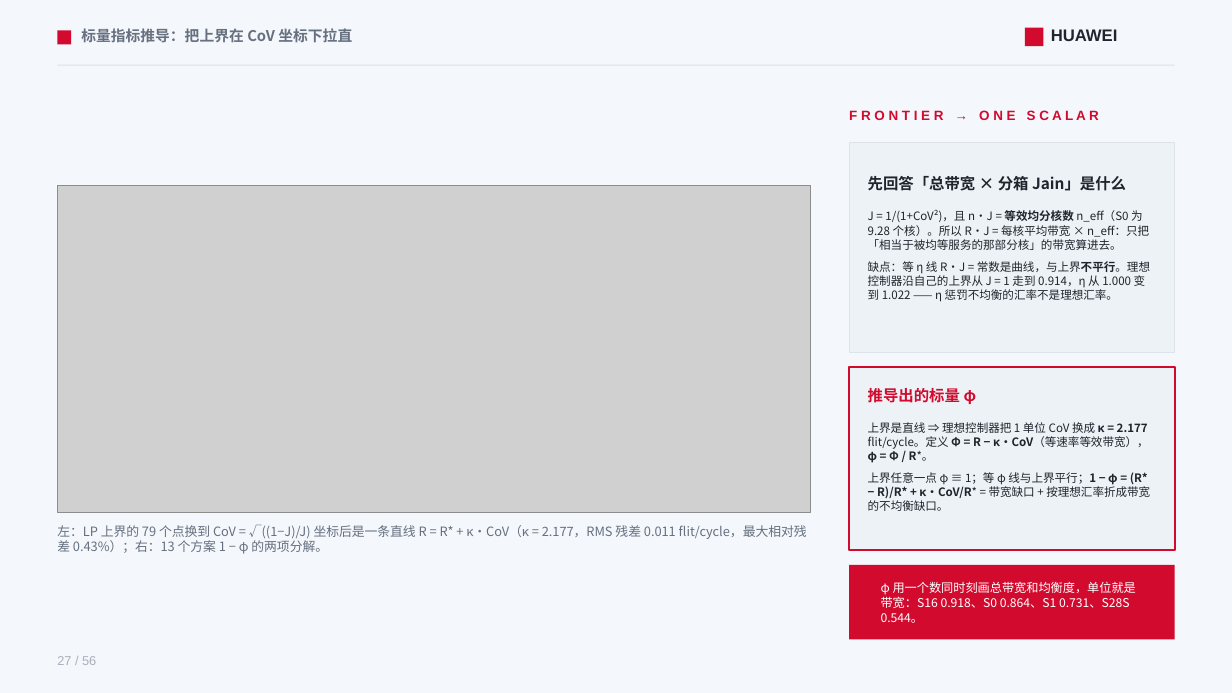
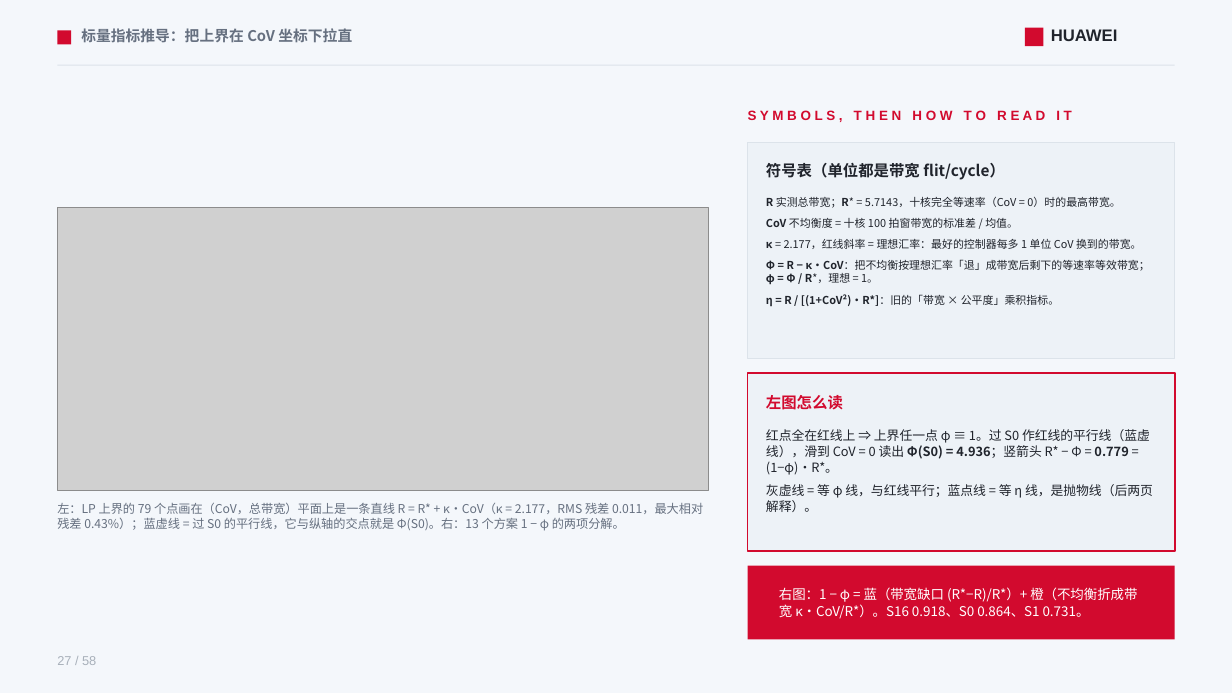
Before and after one commit to lukebest/booksim2, a slide deck: slide 27 of ppt/ring2-write-fairness.pptx. Drawn at 1232x693 pixels with LibreOffice and Linux fonts; fonts in the diff are those of the drawing; grey boxes stand for pictures. Boxes give left, top, right and bottom in pixels: in the first picture for what was removed or moved away, otherwise in the second. Text is boxed around its words. In the diff, an @@ line names an element or a change of style, - is before the commit and + after.

```diff
--- a/ppt/ring2-write-fairness.pptx
+++ b/ppt/ring2-write-fairness.pptx
@@ text at (748, 110, 1072, 120): text changed @@
-F R O N T I E R → O N E S C A L A R
+S Y M B O L S , T H E N H O W T O R E A D I T
@@ rectangle: place and size @@
-rectangle at (849, 142, 1175, 352)
+rectangle at (748, 142, 1175, 359)
@@ text at (766, 163, 1005, 180): text changed @@
-先回答「总带宽 × 分箱 Jain」是什么
+符号表（单位都是带宽 flit/cycle）
@@ picture: place and size @@
-picture at (57, 186, 811, 513)
+picture at (57, 208, 709, 491)
@@ text at (766, 197, 1150, 306): text changed; size 9 to 8.5 pt @@
-J = 1/(1+CoV²)，且 n·J = 等效均分核数 n_eff（S0 为 9.28 个核）。所以 R·J = 每核平均带宽 × n_eff：只把「相当于被均等服务的那部分核」的带宽算进去。
-缺点：等 η 线 R·J = 常数是曲线，与上界不平行。理想控制器沿自己的上界从 J = 1 走到 0.914，η 从 1.000 变到 1.022 —— η 惩罚不均衡的汇率不是理想汇率。
+R 实测总带宽；R* = 5.7143，十核完全等速率（CoV = 0）时的最高带宽。
+CoV 不均衡度 = 十核 100 拍窗带宽的标准差 / 均值。
+κ = 2.177，红线斜率 = 理想汇率：最好的控制器每多 1 单位 CoV 换到的带宽。
+Φ = R − κ·CoV：把不均衡按理想汇率「退」成带宽后剩下的等速率等效带宽；φ = Φ / R*，理想 = 1。
+η = R / [(1+CoV²)·R*]：旧的「带宽 × 公平度」乘积指标。
@@ rectangle: place and size @@
-rectangle at (849, 367, 1175, 550)
+rectangle at (748, 373, 1175, 551)
@@ text at (766, 395, 843, 410): text changed @@
-推导出的标量 φ
+左图怎么读
@@ text at (766, 429, 1153, 512): text changed; size 9 to 10 pt @@
-上界是直线 ⇒ 理想控制器把 1 单位 CoV 换成 κ = 2.177 flit/cycle。定义 Φ = R − κ·CoV（等速率等效带宽），φ = Φ / R*。
-上界任意一点 φ ≡ 1；等 φ 线与上界平行；1 − φ = (R* − R)/R* + κ·CoV/R* = 带宽缺口 + 按理想汇率折成带宽的不均衡缺口。
+红点全在红线上 ⇒ 上界任一点 φ ≡ 1。过 S0 作红线的平行线（蓝虚线），滑到 CoV = 0 读出 Φ(S0) = 4.936；竖箭头 R* − Φ = 0.779 = (1−φ)·R*。
+灰虚线 = 等 φ 线，与红线平行；蓝点线 = 等 η 线，是抛物线（后两页解释）。
@@ text at (57, 503, 703, 531): text changed; size 10 to 9.5 pt @@
-左：LP 上界的 79 个点换到 CoV = √((1−J)/J) 坐标后是一条直线 R = R* + κ·CoV（κ = 2.177，RMS 残差 0.011 flit/cycle，最大相对残差 0.43%）；右：13 个方案 1 − φ 的两项分解。
+左：LP 上界的 79 个点画在（CoV，总带宽）平面上是一条直线 R = R* + κ·CoV（κ = 2.177，RMS 残差 0.011，最大相对残差 0.43%）；蓝虚线 = 过 S0 的平行线，它与纵轴的交点就是 Φ(S0)。右：13 个方案 1 − φ 的两项分解。
@@ rectangle: place and size @@
-rectangle at (849, 565, 1175, 640)
+rectangle at (748, 566, 1175, 640)
@@ text at (779, 587, 1137, 619): text changed; size 9.5 to 10.5 pt @@
-φ 用一个数同时刻画总带宽和均衡度，单位就是带宽：S16 0.918、S0 0.864、S1 0.731、S28S 0.544。
+右图：1 − φ = 蓝（带宽缺口 (R*−R)/R*）+ 橙（不均衡折成带宽 κ·CoV/R*）。S16 0.918、S0 0.864、S1 0.731。
```
Also in this commit, not shown: 55 other slides changed, 2 slides added, 15 other files.
